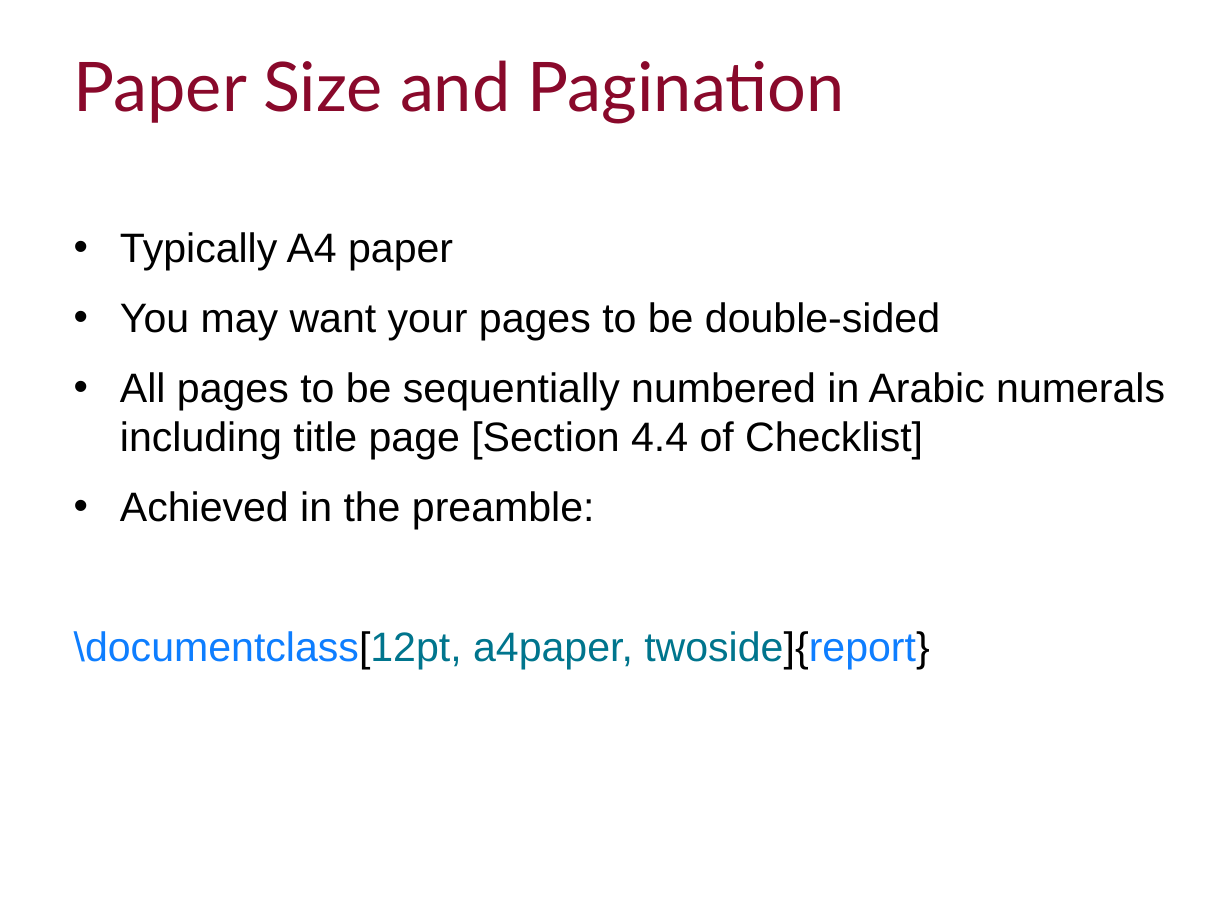
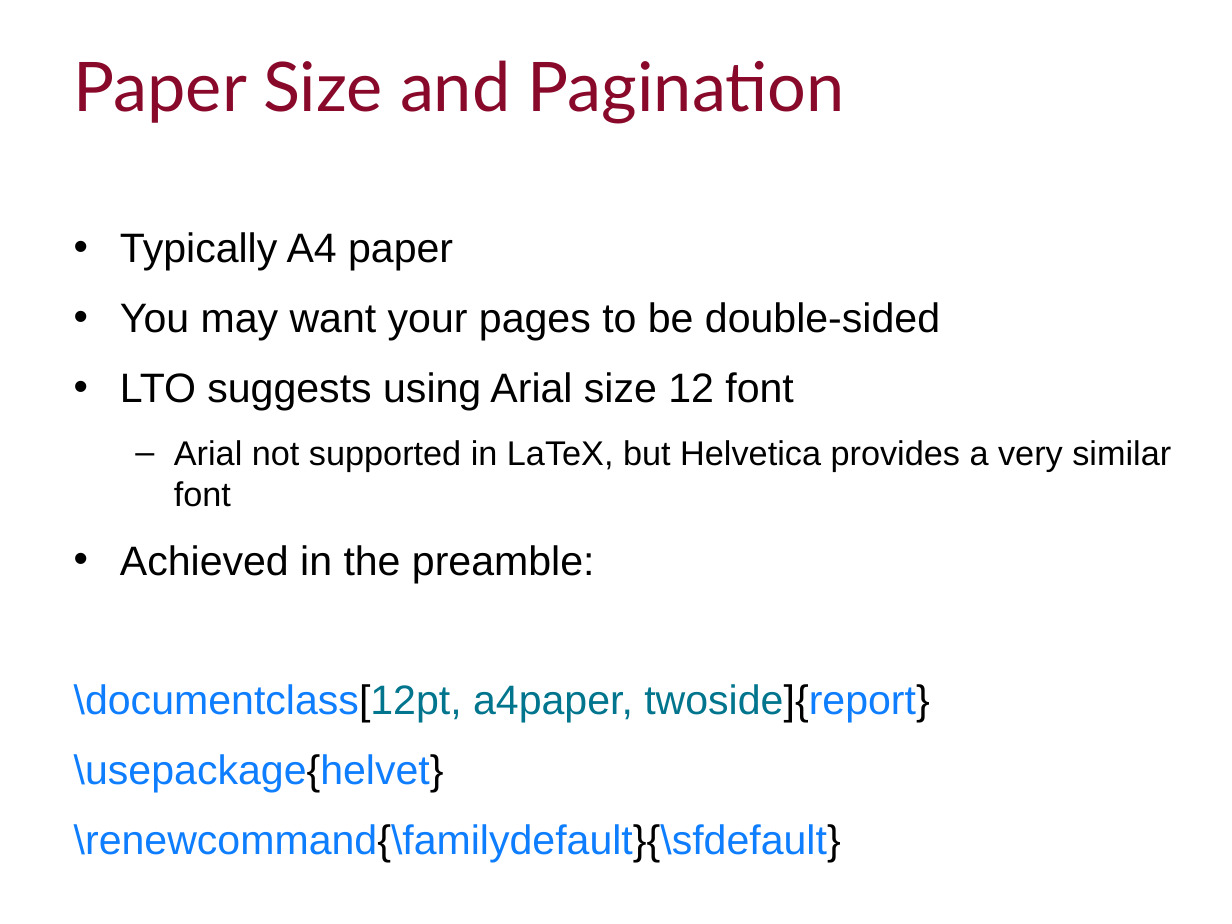
Before and after one commit to ImperialCollegeLondon/RCDS-writing-theses-in-latex, a slide deck: slide 6 of Writing Theses in Latex Slides.pptx. Drawn at 1232x924 pixels with LibreOffice and Linux fonts; fonts in the diff are those of the drawing; background and template pictures are left out. Boxes give left, top, right and bottom in pixels: in the first picture for what was removed or moved away, otherwise in the second. Text is boxed around its words. In the diff, an @@ line names an element or a change of style, - is before the commit and + after.

```diff
--- a/Writing Theses in Latex Slides.pptx
+++ b/Writing Theses in Latex Slides.pptx
@@ text at box(120, 372, 1171, 507): text changed; size 24 to 20 pt @@
-• All pages to be sequentially numbered in Arabic numerals including title page [Section 4.4 of Checklist]
+• LTO suggests using Arial size 12 font
+  – Arial not supported in LaTeX, but Helvetica provides a very similar font
@@ text at box(74, 754, 444, 792): paragraphs added @@
+\usepackage{helvet}
+\renewcommand{\familydefault}{\sfdefault}
```
Also in this commit, not shown: 9 other slides changed, 1 slide added, 4 slides removed, 3 other files.
